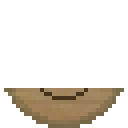
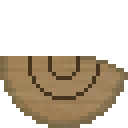
Layered file, before and after one edit (128x128). Changes by layer:
painted on "Layer 2" over [0, 56, 128, 88]
